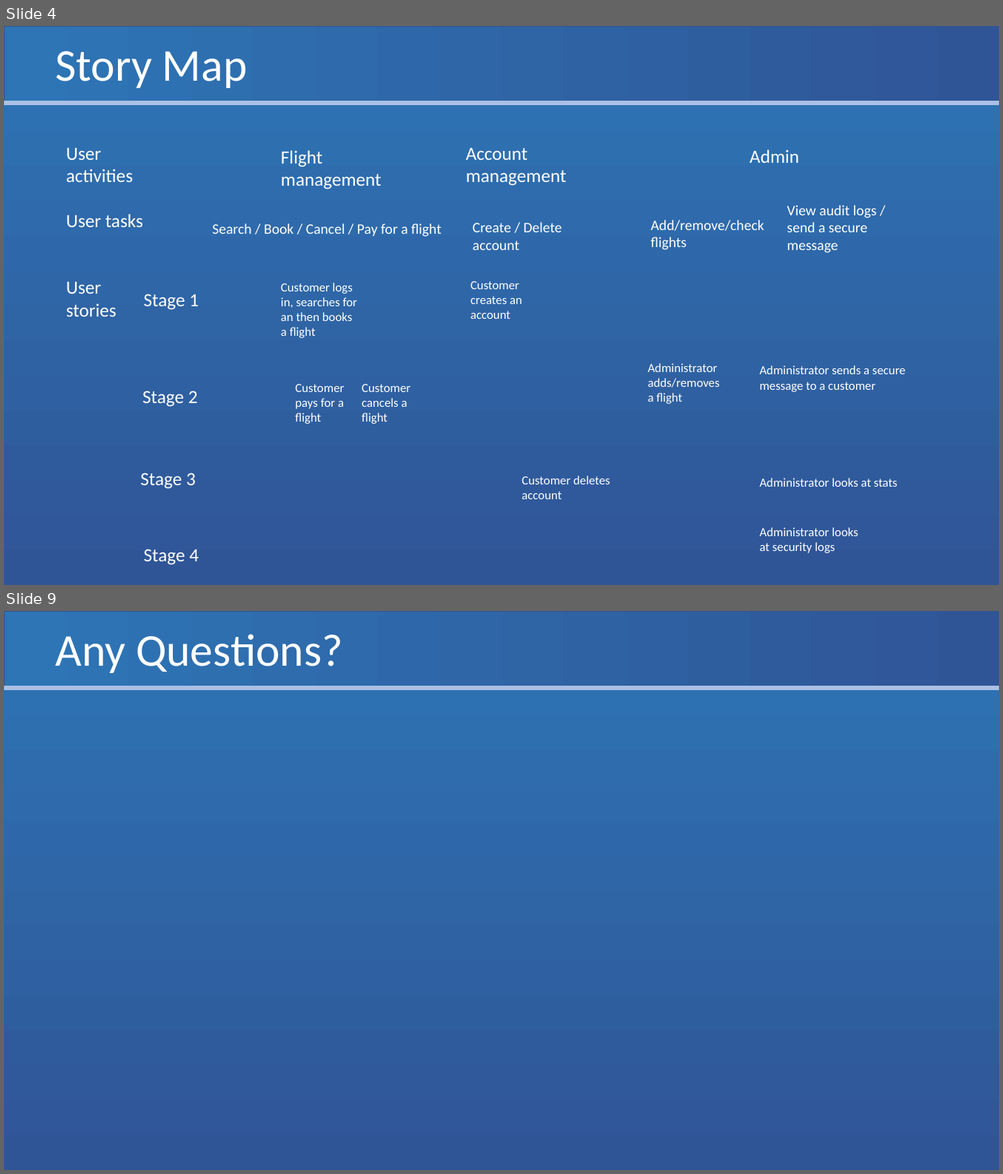
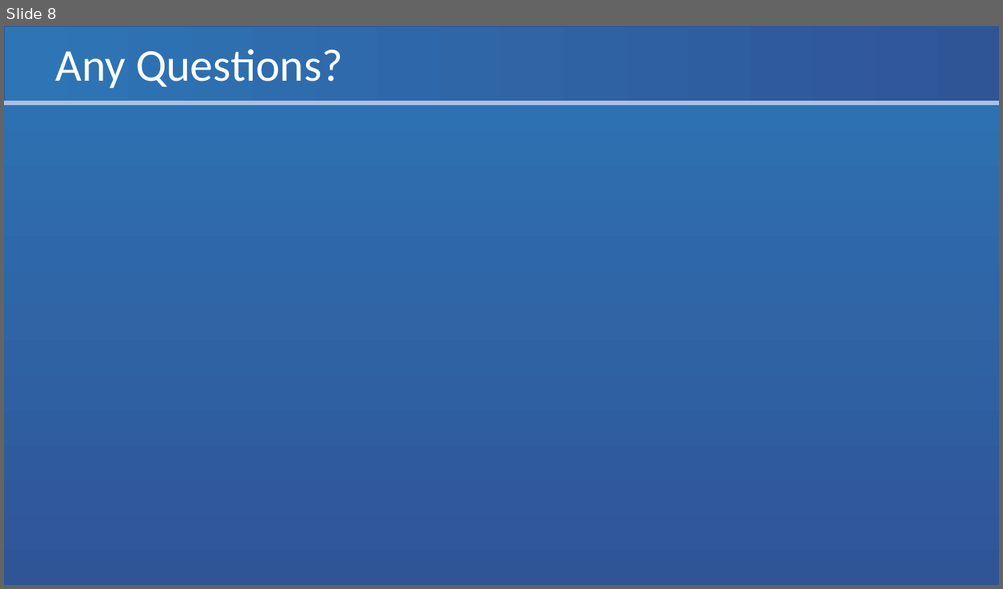
Before and after one commit to Eyo123/ISAD251REF, a slide deck: Documents/Presentations/PRCO204 Group Presentation 2.pptx. Shown one above the other, each under a label of ours: slides 4 and 9 before the commit, slide 8 after it; the slides between them are not shown. The pictures are 1003x1174 and 1003x589 pixels, drawn with LibreOffice and Linux fonts; fonts in the diff are those of the drawing. Boxes give left, top, right and bottom in pixels: in the first picture for what was removed or moved away, otherwise in the second. Text is boxed around its words. In the diff, an @@ line names an element or a change of style, - is before the commit and + after.

```diff
--- a/Documents/Presentations/PRCO204 Group Presentation 2.pptx
+++ b/Documents/Presentations/PRCO204 Group Presentation 2.pptx
@@ slide 4 removed at bbox=[4, 26, 999, 585], background gradient #2E75B6 to #2F5597; not listed: 2 template elements that a slide beside it also shows @@
@@ title removed at bbox=[56, 51, 247, 88] @@
-Story Map
@@ text removed at bbox=[66, 148, 143, 317] @@
-User activities
-User tasks
-User stories
@@ text removed at bbox=[281, 150, 381, 190] @@
-Flight management
@@ text removed at bbox=[466, 148, 566, 186] @@
-Account management
@@ text removed at bbox=[749, 150, 799, 163] @@
-Admin
@@ text removed at bbox=[212, 224, 441, 237] @@
-Search / Book / Cancel / Pay for a flight
@@ text removed at bbox=[472, 222, 562, 250] @@
-Create / Delete account
@@ text removed at bbox=[651, 220, 764, 250] @@
-Add/remove/check flights
@@ text removed at bbox=[787, 205, 876, 253] @@
-View audit logs / send a secure message
@@ text removed at bbox=[281, 283, 357, 338] @@
-Customer logs in, searches for an then books a flight
@@ text removed at bbox=[470, 281, 522, 319] @@
-Customer creates an account
@@ text removed at bbox=[144, 294, 199, 310] @@
-Stage 1
@@ text removed at bbox=[648, 363, 720, 404] @@
-Administrator adds/removes a flight
@@ text removed at bbox=[760, 366, 905, 392] @@
-Administrator sends a secure message to a customer
@@ text removed at bbox=[142, 391, 198, 407] @@
-Stage 2
@@ text removed at bbox=[295, 384, 344, 424] @@
-Customer pays for a flight
@@ text removed at bbox=[361, 384, 410, 424] @@
-Customer cancels a flight
@@ text removed at bbox=[140, 473, 196, 489] @@
-Stage 3
@@ text removed at bbox=[521, 476, 610, 500] @@
-Customer deletes account
@@ text removed at bbox=[760, 478, 897, 487] @@
-Administrator looks at stats
@@ text removed at bbox=[760, 528, 858, 554] @@
-Administrator looks at security logs
@@ text removed at bbox=[144, 549, 199, 565] @@
-Stage 4
@@ what was slide 9 is now slide 8 @@
```
Also in this commit, not shown: 2 slides changed, 3 slides added, 3 other slides removed.
